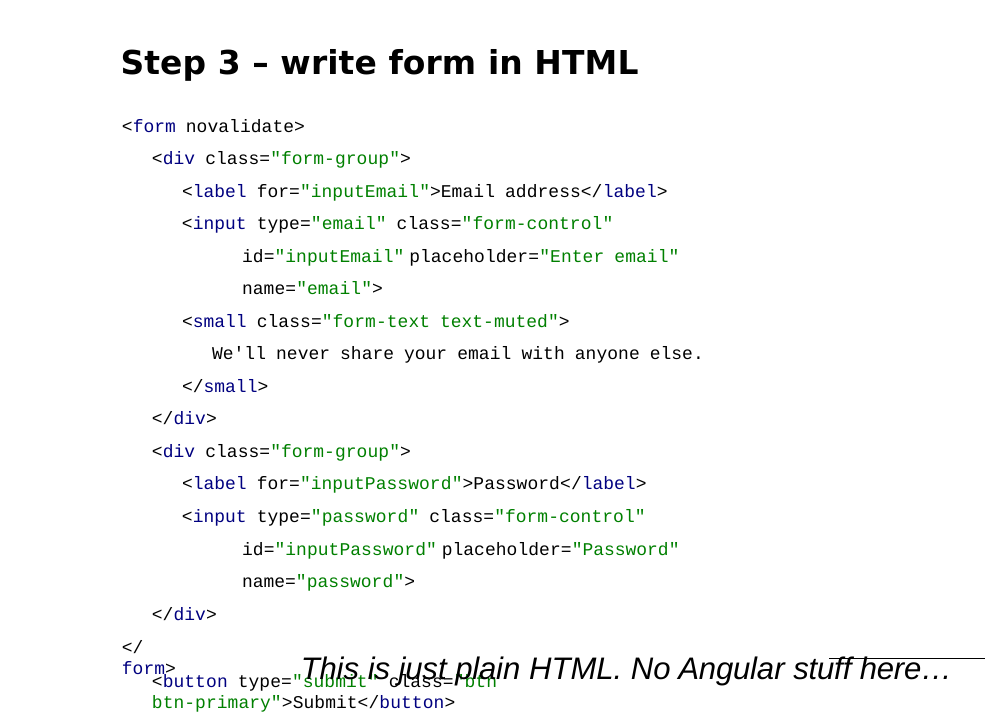
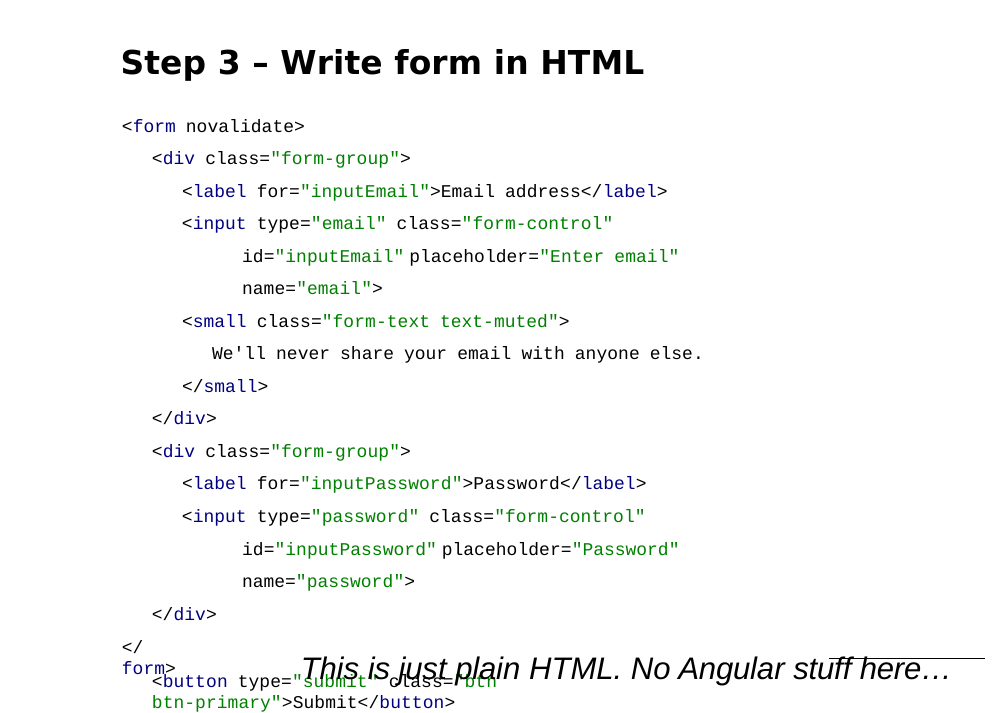
Before and after one commit to petereijgermans11/workshop-angular7, a slide deck: slide 20 of PPT/06- Angular Forms.pptx. Drawn at 1008x713 pixels with LibreOffice and Linux fonts; fonts in the diff are those of the drawing. Boxes give left, top, right and bottom in pixels: in the first picture for what was removed or moved away, otherwise in the second. Text is boxed around its words. In the diff, an @@ line names an element or a change of style, - is before the commit and + after.

```diff
--- a/PPT/06- Angular Forms.pptx
+++ b/PPT/06- Angular Forms.pptx
@@ text at <box>121,49,644,81</box>: text changed @@
-Step 3 – write form in HTML
+Step 3 – Write form in HTML
```
Also in this commit, not shown: 3 other slides changed, 8 other files.
